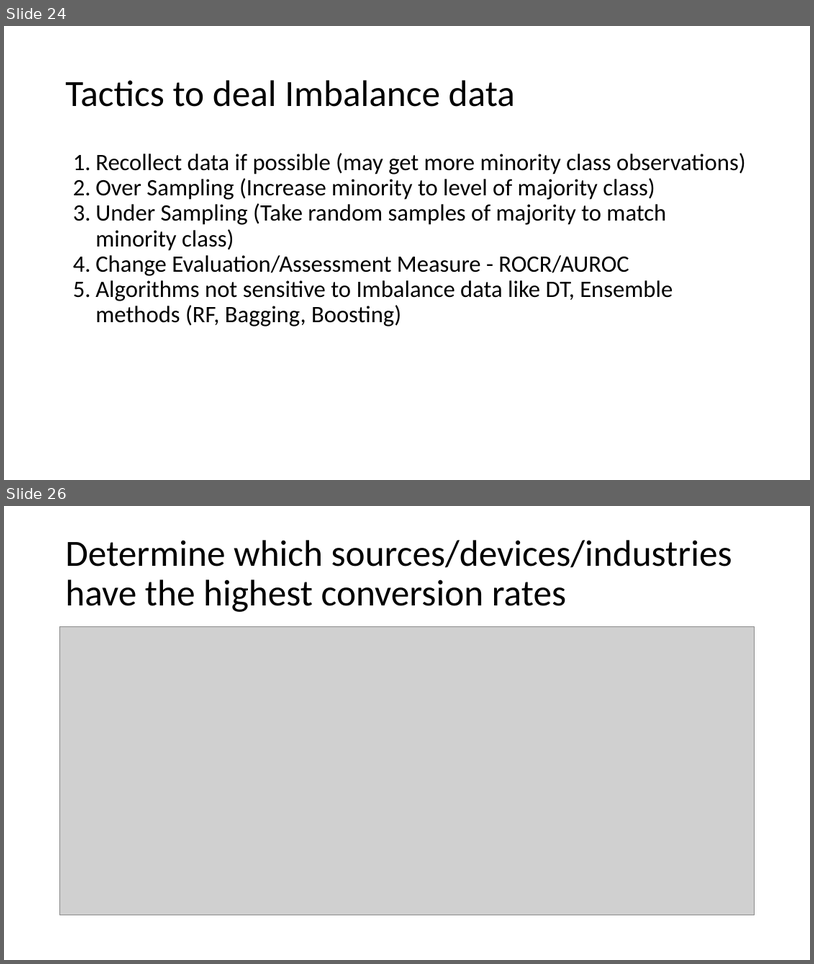
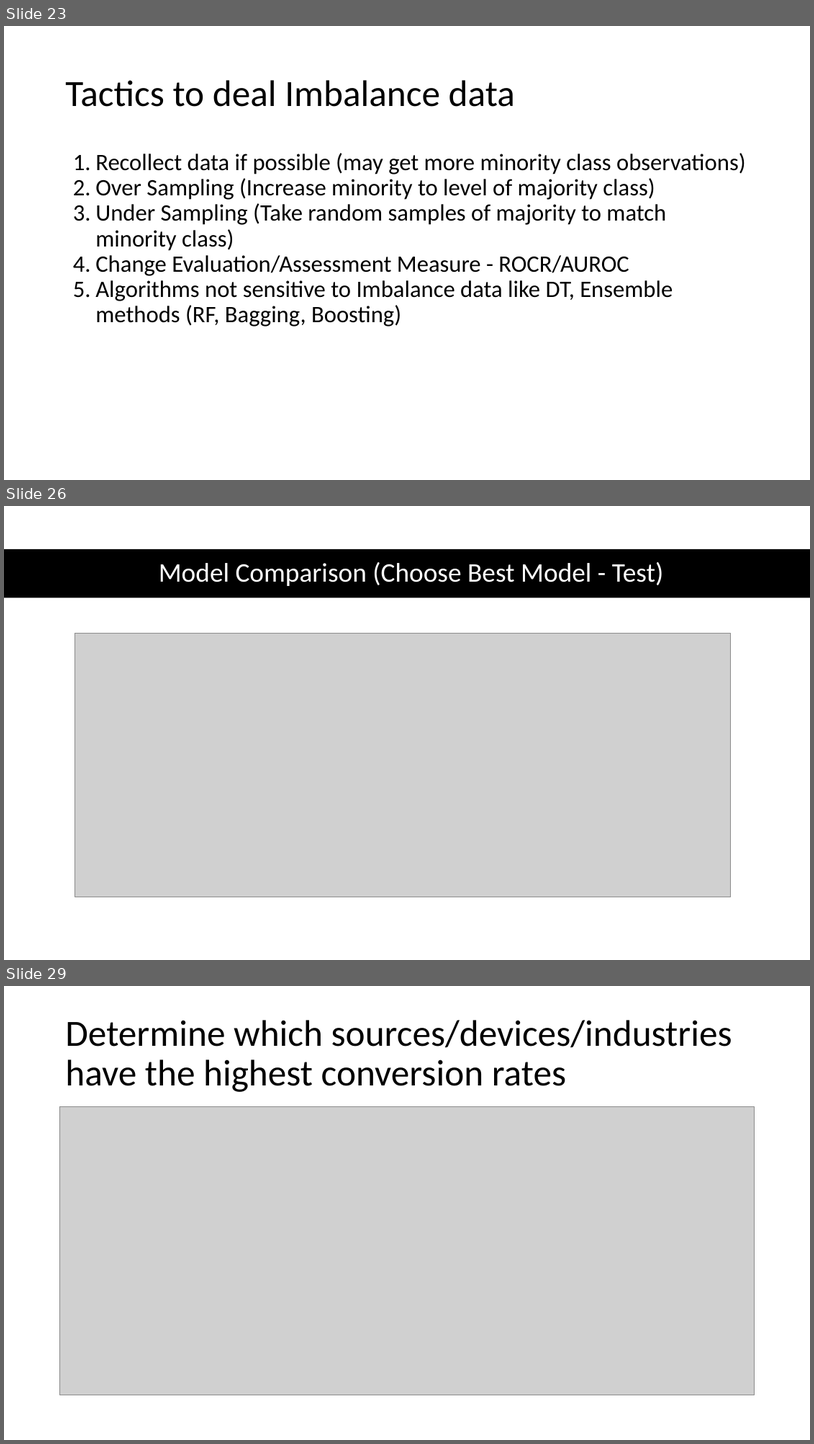
Before and after one commit to SyedNadir/freemium-ab-testing, a slide deck: documents/presentation/Final Presentation.pptx. Shown one above the other, each under a label of ours: slides 24 and 26 before the commit, slides 23, 26 and 29 after it; the slides between them are not shown. The pictures are 814x964 and 814x1444 pixels, drawn with LibreOffice and Linux fonts; fonts in the diff are those of the drawing; grey boxes stand for pictures. Boxes give left, top, right and bottom in pixels: in the first picture for what was removed or moved away, otherwise in the second. Text is boxed around its words. In the diff, an @@ line names an element or a change of style, - is before the commit and + after.

Commit message:
model comparison and selection

```diff
--- a/documents/presentation/Final Presentation.pptx
+++ b/documents/presentation/Final Presentation.pptx
@@ slide 26 added at <box>4,506,810,960</box>, background #FFFFFF @@
@@ rectangle added at <box>4,549,810,598</box>, fill #000000 @@
@@ title added at <box>159,562,664,586</box>, 32 pt, text #FFFFFF @@
+Model Comparison (Choose Best Model - Test)
@@ picture added at <box>75,633,731,896</box> @@
@@ what was slide 24 is now slide 23 @@
@@ what was slide 26 is now slide 29 @@
```
Also in this commit, not shown: 5 slides changed, 2 other slides added, 13 other files.
